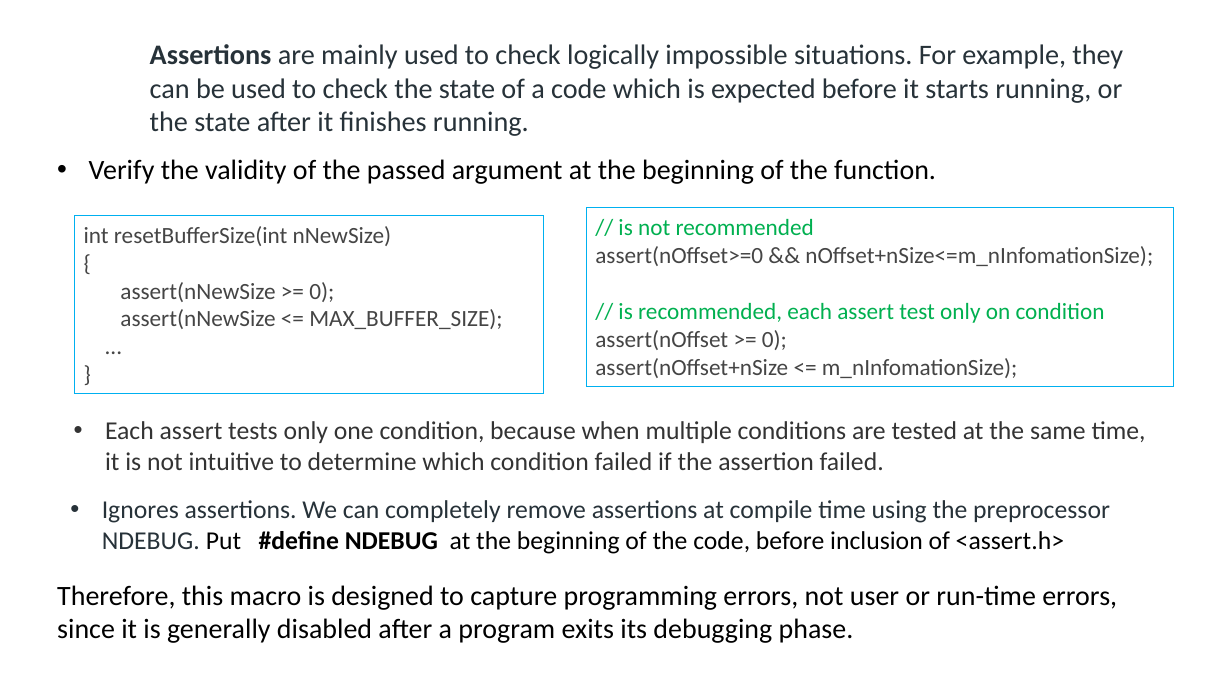
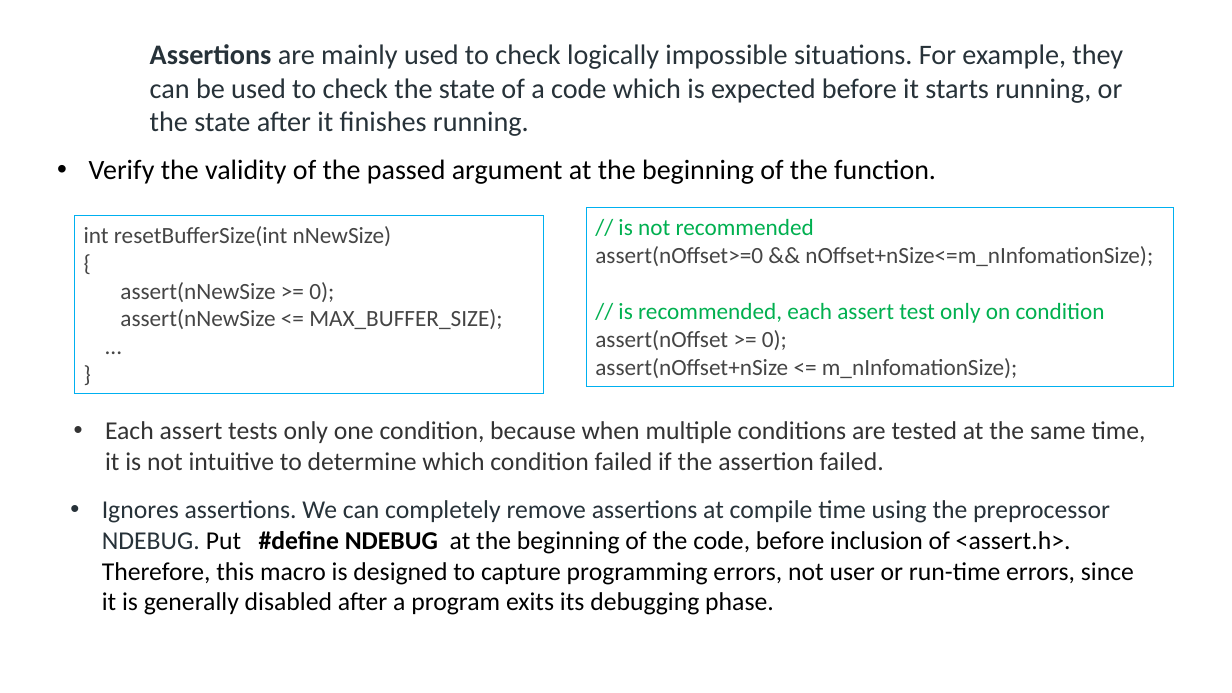
Before and after one commit to ShiqiYu/CPP, a slide deck: slide 18 of week14/Lab14.pptx (slide 23 before the commit). Drawn at 1232x693 pixels with LibreOffice and Linux fonts; fonts in the diff are those of the drawing; background and template pictures are left out. Boxes give left, top, right and bottom in pixels: in the first picture for what was removed or moved away, otherwise in the second. Text is boxed around its words. In the diff, an @@ line names an element or a change of style, - is before the commit and + after.

```diff
--- a/week14/Lab14.pptx
+++ b/week14/Lab14.pptx
@@ text at (102, 500, 1134, 615): text changed; text colour #273239 to #000000 @@
-• Ignores assertions. We can completely remove assertions at compile time using the preprocessor NDEBUG. Put #define NDEBUG at the beginning of the code, before inclusion of <assert.h>
+• Ignores assertions. We can completely remove assertions at compile time using the preprocessor NDEBUG. Put #define NDEBUG at the beginning of the code, before inclusion of <assert.h>. Therefore, this macro is designed to capture programming errors, not user or run-time errors, since it is generally disabled after a program exits its debugging phase.
@@ text removed at (57, 585, 1117, 643) @@
-Therefore, this macro is designed to capture programming errors, not user or run-time errors, since it is generally disabled after a program exits its debugging phase.
```
Also in this commit, not shown: 6 other slides changed, 2 slides added, 11 slides removed, 2 other files.
